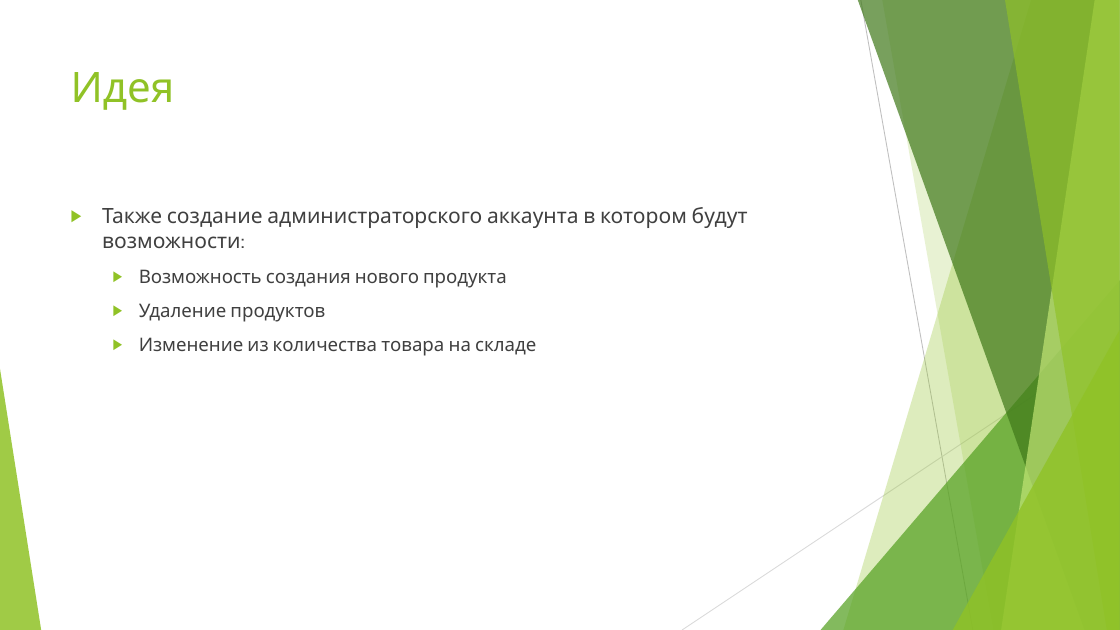
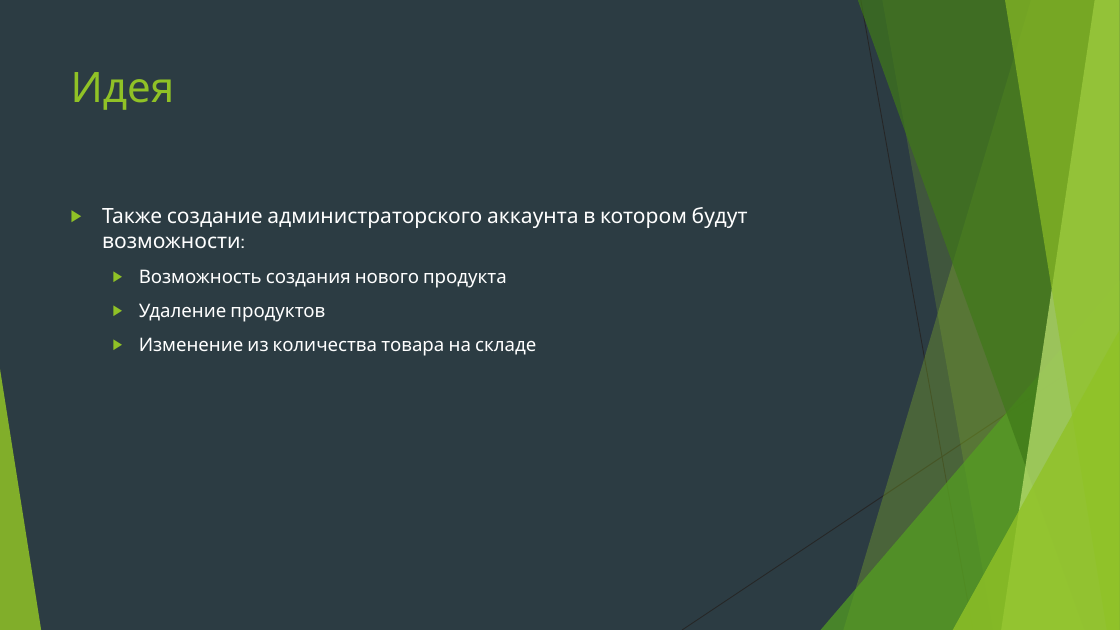
Before and after one commit to Neckto0/WEBproject, a slide deck: slide 3 of PythonWEBProject/ВЕБ сайт.pptx. Drawn at 1120x630 pixels with LibreOffice and Linux fonts; fonts in the diff are those of the drawing. Boxes give left, top, right and bottom in pixels: in the first picture for what was removed or moved away, otherwise in the second. Text is boxed around its words. In the diff, an @@ line names an element or a change of style, - is before the commit and + after.

```diff
--- a/PythonWEBProject/ВЕБ сайт.pptx
+++ b/PythonWEBProject/ВЕБ сайт.pptx
@@ background #FFFFFF to #2C3C43 @@
@@ line (861, 0) - (973, 630): stroke #BFBFBF 0.75 pt to #262626 0.75 pt @@
@@ text "Также создание администраторского аккаунта в ..." at (102, 207, 748, 356): text colour #404040 to #FFFFFF @@
@@ line (1120, 339) - (682, 630): stroke #D9D9D9 0.75 pt to #262626 0.75 pt @@
```
Also in this commit, not shown: 2 other slides changed, 3 slides added, 1 slide removed.
